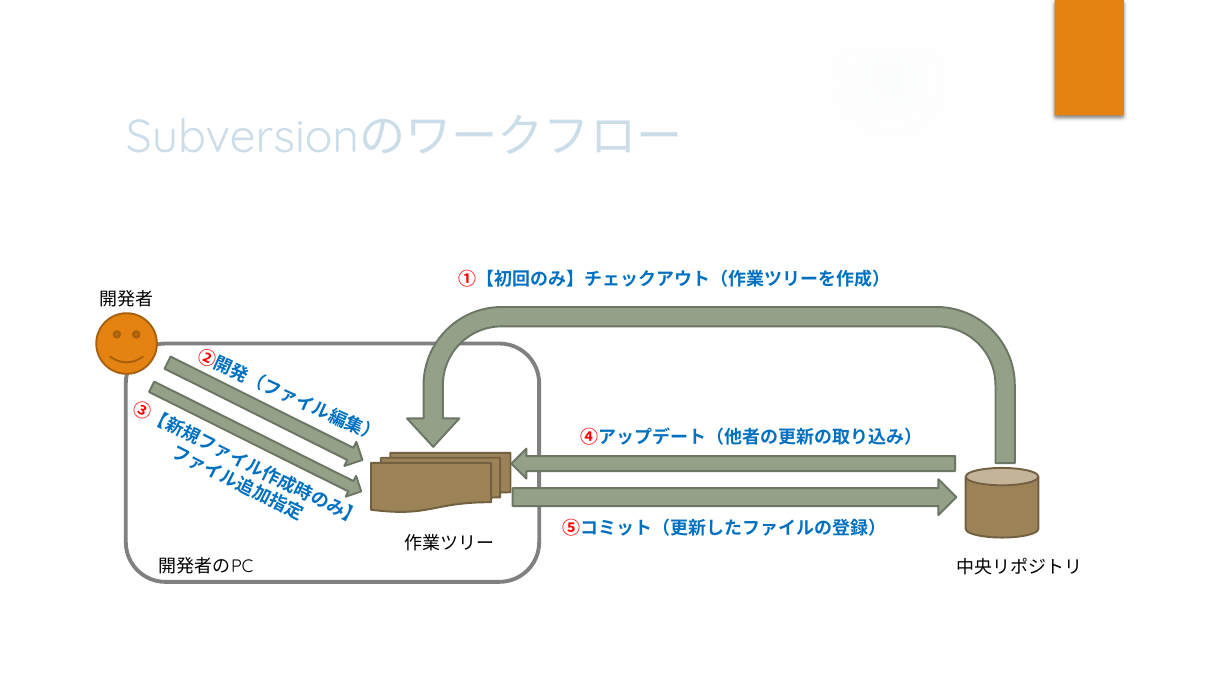
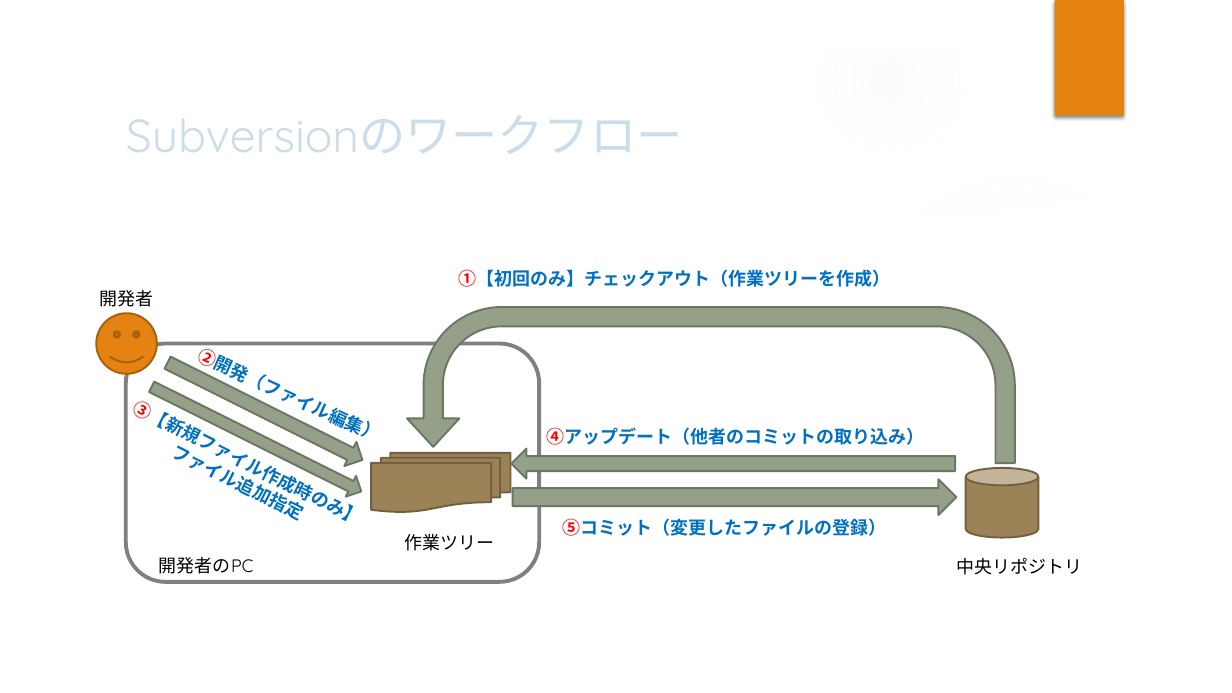
Before and after one commit to gakimaru/public, a slide deck: slide 4 of document/Gitマニュアル・調査資料/[01]Subversionユーザーの為のGit活用の勧め.pptx. Drawn at 1232x693 pixels with LibreOffice and Linux fonts; fonts in the diff are those of the drawing; background and template pictures are left out. Boxes give left, top, right and bottom in pixels: in the first picture for what was removed or moved away, otherwise in the second. Text is boxed around its words. In the diff, an @@ line names an element or a change of style, - is before the commit and + after.

Commit message:
ドキュメント更新
・Gitマニュアル・調査資料を改訂・正式リリース
・縦書きテストドキュメント＆画像を追加

```diff
--- a/document/Gitマニュアル・調査資料/[01]Subversionユーザーの為のGit活用の勧め.pptx
+++ b/document/Gitマニュアル・調査資料/[01]Subversionユーザーの為のGit活用の勧め.pptx
@@ text at bbox=[547, 427, 925, 445]: text changed @@
-④アップデート（他者の更新の取り込み）
+④アップデート（他者のコミットの取り込み）
@@ text at bbox=[563, 518, 887, 536]: text changed @@
-⑤コミット（更新したファイルの登録）
+⑤コミット（変更したファイルの登録）
```
Also in this commit, not shown: 4 other slides changed, 32 other files.
